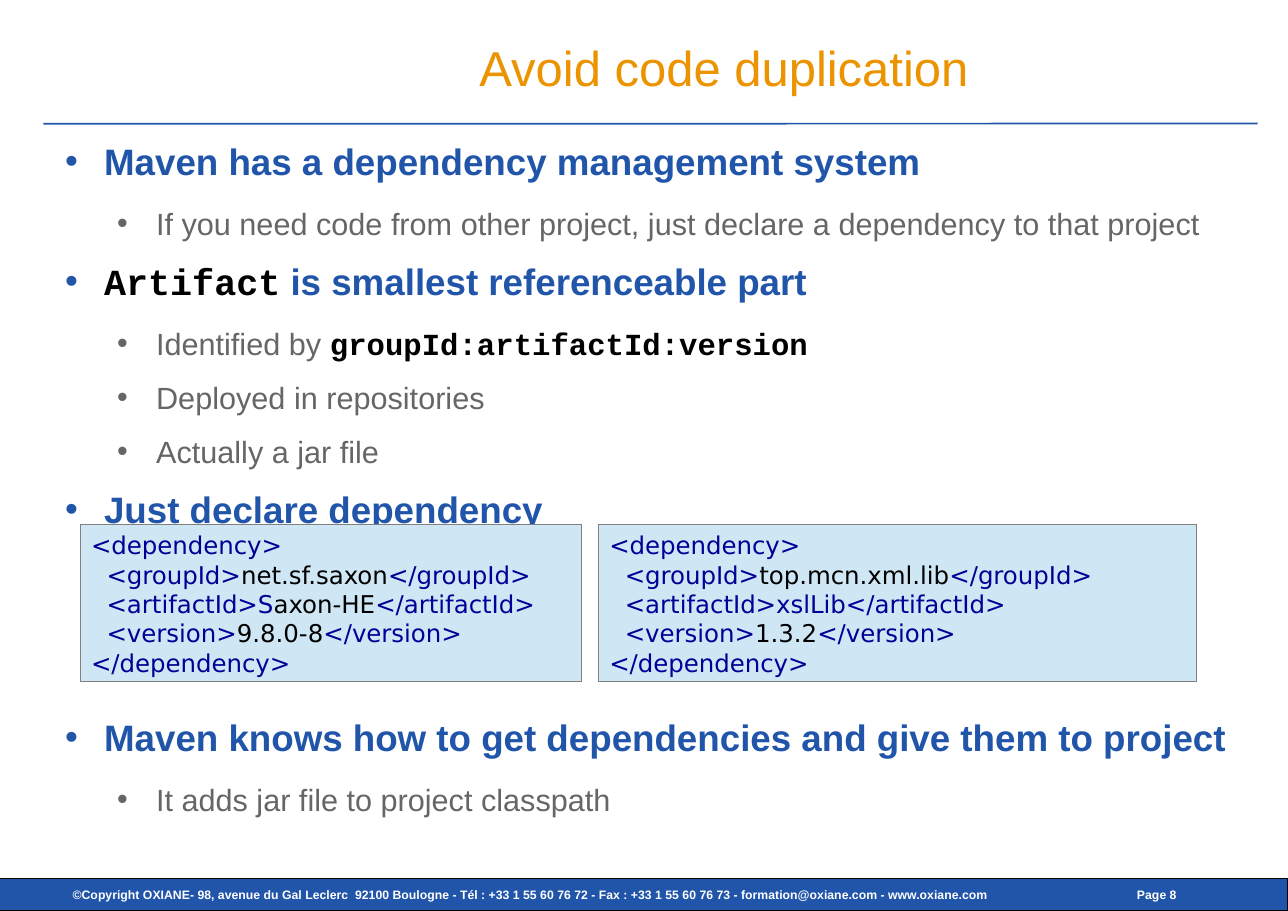
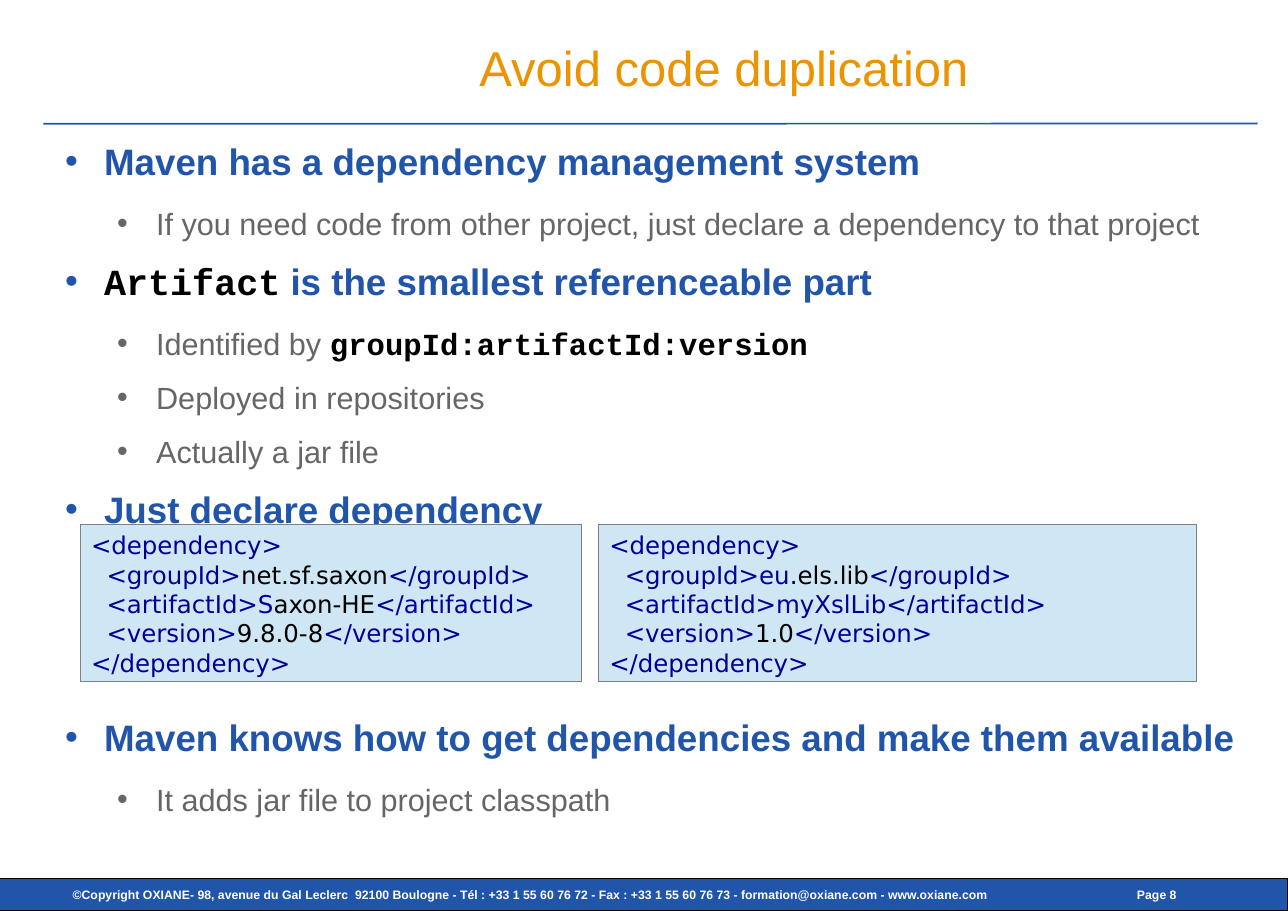
Before and after one commit to cmarchand/xmlprague-demo, a slide deck: slide 8 of src/site/slides_2.odp. Drawn at 1288x911 pixels with LibreOffice and Linux fonts; fonts in the diff are those of the drawing; background and template pictures are left out. Boxes give left, top, right and bottom in pixels: in the first picture for what was removed or moved away, otherwise in the second. Text is boxed around its words. In the diff, an @@ line names an element or a change of style, - is before the commit and + after.

```diff
--- a/src/site/slides_2.odp
+++ b/src/site/slides_2.odp
@@ text at box(104, 268, 872, 302): text changed @@
-• Artifact is smallest referenceable part
+• Artifact is the smallest referenceable part
@@ text in rectangle at box(609, 535, 1046, 677): text changed @@
-<dependency>
-<groupId>top.mcn.xml.lib</groupId>
-<artifactId>xslLib</artifactId>
-<version>1.3.2</version>
-</dependency>
+<dependency>
+<groupId>eu.els.lib</groupId>
+<artifactId>myXslLib</artifactId>
+<version>1.0</version>
+</dependency>
@@ text at box(104, 724, 1234, 758): text changed @@
-• Maven knows how to get dependencies and give them to project
+• Maven knows how to get dependencies and make them available
```
Also in this commit, not shown: 9 other slides changed, 1 slide removed, 6 other files.
